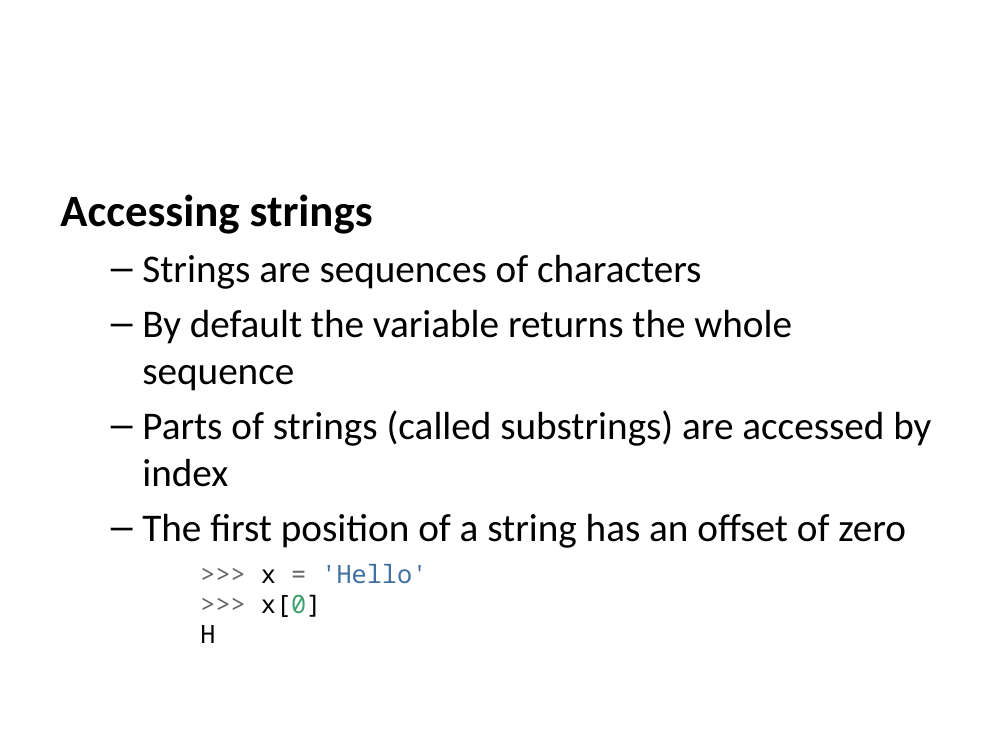
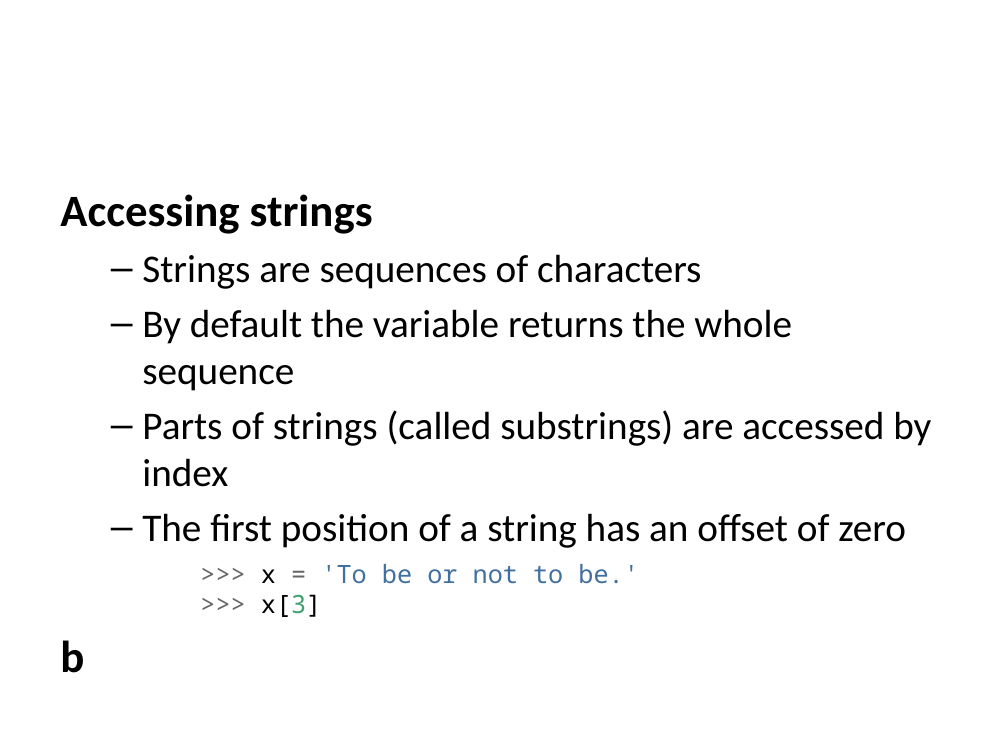
Before and after one commit to edsu/inst326, a slide deck: slide 9 of modules/module03/slides.pptx. Drawn at 1008x756 pixels with LibreOffice and Linux fonts; fonts in the diff are those of the drawing. Boxes give left, top, right and bottom in pixels: in the first picture for what was removed or moved away, otherwise in the second. Text is boxed around its words. In the diff, an @@ line names an element or a change of style, - is before the commit and + after.

```diff
--- a/modules/module03/slides.pptx
+++ b/modules/module03/slides.pptx
@@ text at (60,564,638,673): text changed; text colour #666666 to #4070A0 @@
->>> x = 'Hello'
->>> x[0]
-H
+>>> x = 'To be or not to be.'
+>>> x[3]
+b
```
Also in this commit, not shown: 7 other slides changed, 2 other files.
